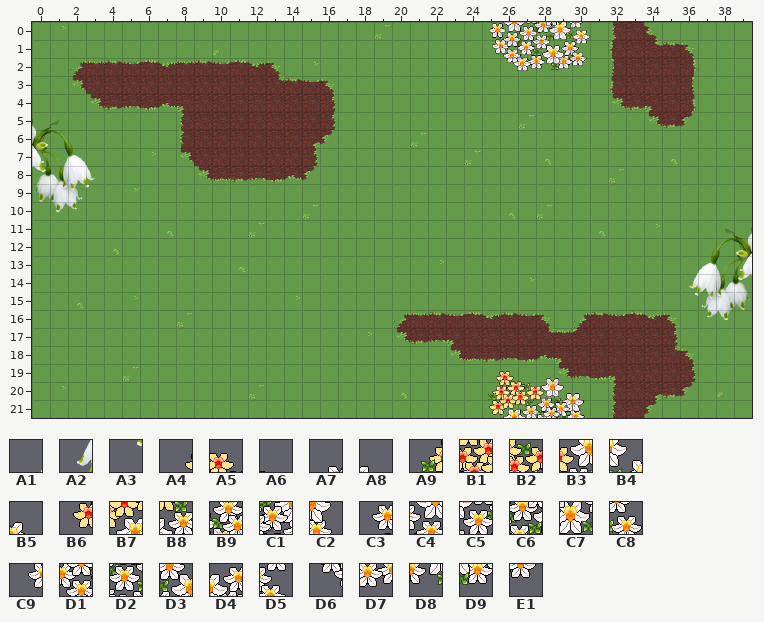
Tiled map -- maps/level1.tmx. Above, as it was before the edit.
Cells are 32x32 px. Shown: x 0..39, y 0..21.
Key: from "[M]Kokitche": A1 20, A2 28, A3 36; from "[M]Narcis": A4 0, A5 1, A6 2, A7 3, A8 4, A9 6, B1 7, B2 8, B3 9, B4 10, B5 11, B6 12, B7 13, B8 14, B9 15, C1 16, C2 17, C3 18, C4 19, C5 20, C6 21, C7 22, C8 23, C9 24, D1 25, D2 26, D3 27, D4 28, D5 29, D6 31, D7 32, D8 33, D9 34, E1 35.
__ is an empty cell.
Layers that did not change in this view are not listed.
Layer "over" before, first column x 19:
 0 __ __ __ __ __ __ C3 C4 C5 C6 C7 C8 __ __ __ __ __ __
 1 __ __ __ __ __ __ C9 D1 D2 D3 D4 D5 __ __ __ __ __ __
 2 __ __ __ __ __ __ __ D6 D7 D8 D9 E1 __ __ __ __ __ __
 3 __ __ __ __ __ __ __ __ __ __ __ __ __ __ __ __ __ __
 4 __ __ __ __ __ __ __ __ __ __ __ __ __ __ __ __ __ __
 5 __ __ __ __ __ __ __ __ __ __ __ __ __ __ __ __ __ __
 6 __ __ __ __ __ __ __ __ __ __ __ __ __ __ __ __ __ __
 7 __ __ __ __ __ __ __ __ __ __ __ __ __ __ __ __ __ __
 8 __ __ __ __ __ __ __ __ __ __ __ __ __ __ __ __ __ __
 9 __ __ __ __ __ __ __ __ __ __ __ __ __ __ __ __ __ __
10 __ __ __ __ __ __ __ __ __ __ __ __ __ __ __ __ __ __
11 __ __ __ __ __ __ __ __ __ __ __ __ __ __ __ __ __ __
12 __ __ __ __ __ __ __ __ __ __ __ __ __ __ __ __ __ __
13 __ __ __ __ __ __ __ __ __ __ __ __ __ __ __ __ __ A1
14 __ __ __ __ __ __ __ __ __ __ __ __ __ __ __ __ __ A2
15 __ __ __ __ __ __ __ __ __ __ __ __ __ __ __ __ __ A3
16 __ __ __ __ __ __ __ __ __ __ __ __ __ __ __ __ __ __
17 __ __ __ __ __ __ __ __ __ __ __ __ __ __ __ __ __ __
18 __ __ __ __ __ __ __ __ __ __ __ __ __ __ __ __ __ __
19 __ __ __ __ __ __ A4 A5 A6 A7 A8 __ __ __ __ __ __ __
20 __ __ __ __ __ __ A9 B1 B2 B3 B4 B5 __ __ __ __ __ __
21 __ __ __ __ __ __ B6 B7 B8 B9 C1 C2 __ __ __ __ __ __
And afterwards:
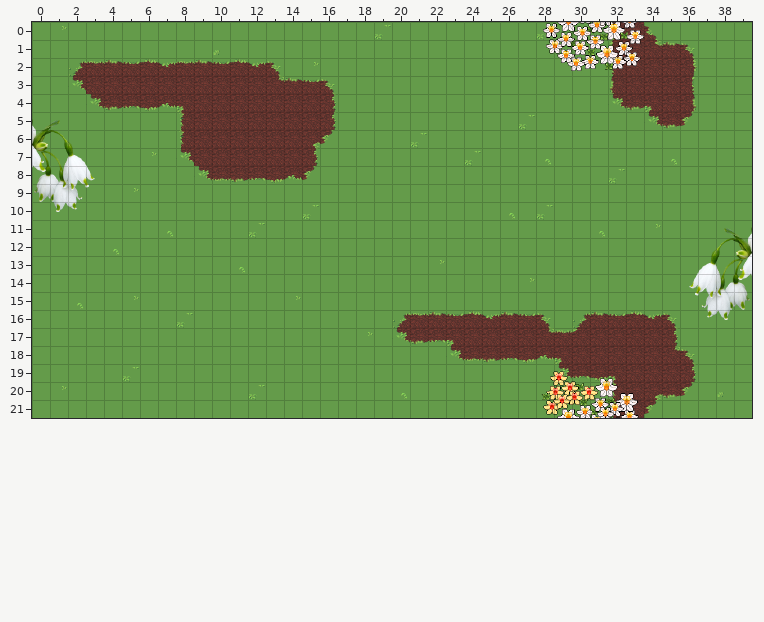
What changed:
Layer "over":
y 0: x 25..33 C3 C4 C5 C6 C7 C8 __ __ __ -> __ __ __ C3 C4 C5 C6 C7 C8
y 1: x 25..33 C9 D1 D2 D3 D4 D5 __ __ __ -> __ __ __ C9 D1 D2 D3 D4 D5
y 2: x 26..33 D6 D7 D8 D9 E1 __ __ __ -> __ __ __ D6 D7 D8 D9 E1
y 19: x 25..26 A4 A5 -> __ __; x 28..29 A7 A8 -> A4 A5; x 31..32 __ __ -> A7 A8
y 20: x 25..33 A9 B1 B2 B3 B4 B5 __ __ __ -> __ __ __ A9 B1 B2 B3 B4 B5
y 21: x 25..33 B6 B7 B8 B9 C1 C2 __ __ __ -> __ __ __ B6 B7 B8 B9 C1 C2
